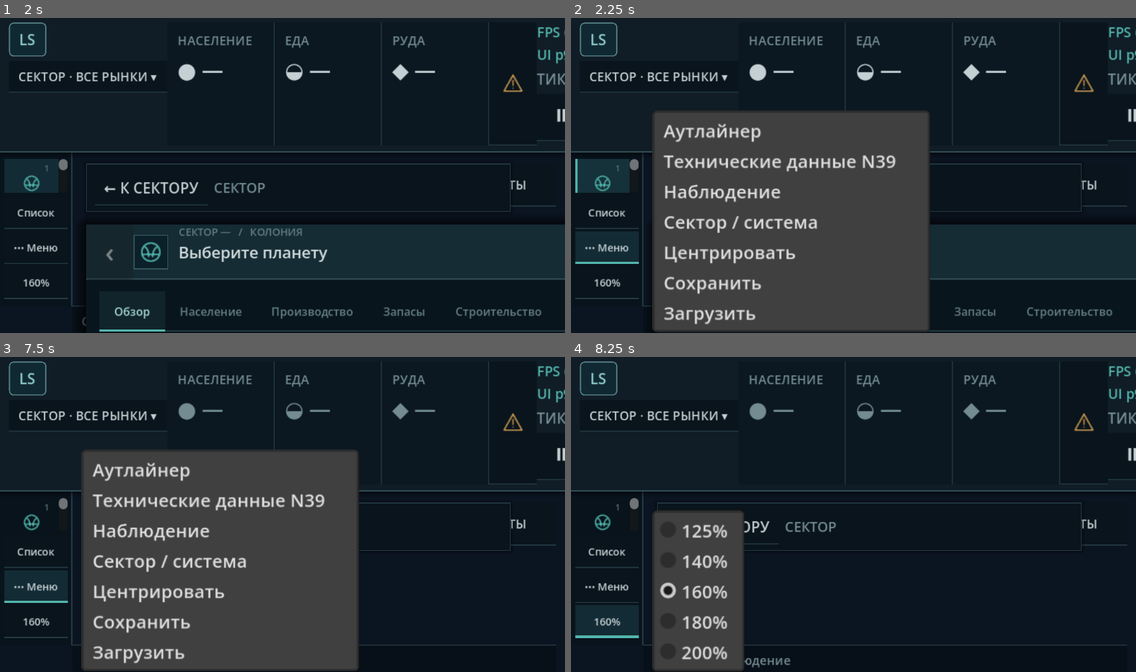
Above: before the commit, frames 1-4 (two rows, left to right).
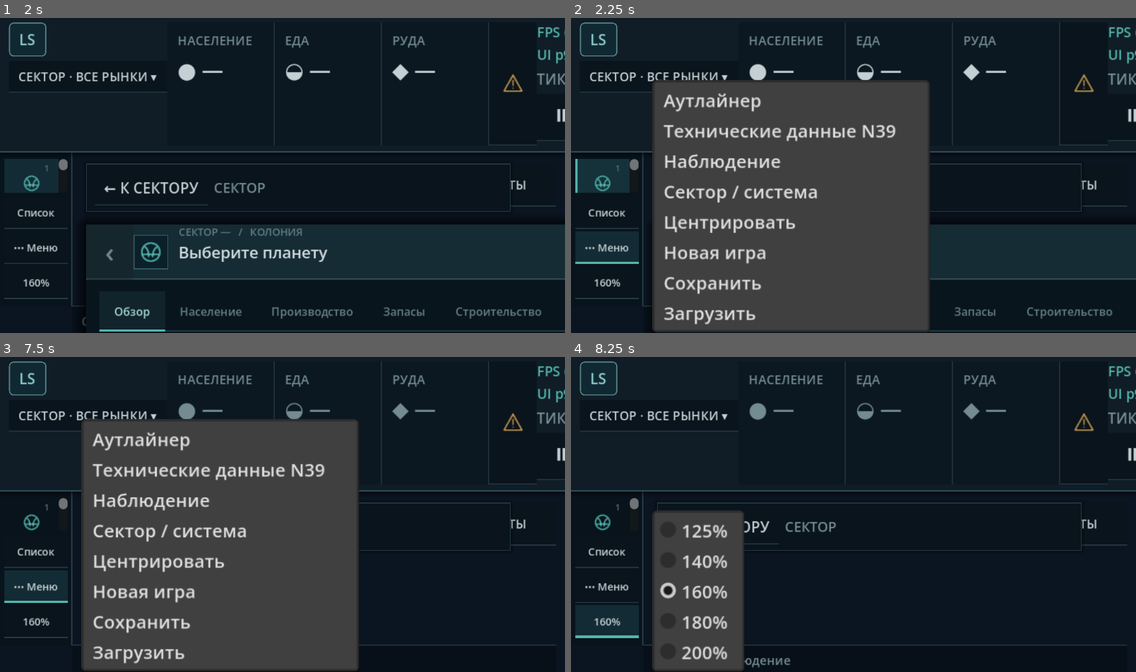
Above: after the commit, the same moments.

Repository: Mefits/Living-Sector
Game: Godot game, scene res://scenes/main.tscn
The game is run twice, just before and just after one commit, with the same random seed, the same clock (stepped at 60 frames per second) and the same inputs.
Inputs (mouse positions are in pixels of both pictures, inside the frame that each line leads up to):
- Up to frame 1 (2 s): click "1" at 0.5 s; click "1" at 1.25 s
- Up to frame 2 (2.25 s): click "2" at 2 s
- Up to frame 3 (7.5 s): click "3" at 2.75 s; click "СЕКТОР · ВСЕ РЫНКИ ▾" at 3.5 s; click (514, 423) at 4.25 s; click "0" at 5 s; click "⏸" at 5.75 s; click "Список" at 6.5 s; click "⋯ Меню" at 7.25 s
- Up to frame 4 (8.25 s): click "160%" at 8 s

Frame 1 is identical in both runs. In frame 2, 8.2% of the frame differs, in the area x 14-64%, y 19-79%; in frame 3, 8.2%; in frame 4, nothing differs.

Commit message:
ui(SystemBalance): expose confirmed New Game in Figma utility menu [skip ci]

Diff:
--- a/godot/scripts/view/strategy_ui.gd
+++ b/godot/scripts/view/strategy_ui.gd
@@ -534,7 +534,8 @@
     _tools_menu = PopupMenu.new()
     for name in [
         "Аутлайнер", "Технические данные N39", "Наблюдение",
-        "Сектор / система", "Центрировать", "Сохранить", "Загрузить"
+        "Сектор / система", "Центрировать", "Новая игра",
+        "Сохранить", "Загрузить"
     ]:
         _tools_menu.add_item(name)
     _tools_menu.id_pressed.connect(_on_tools_selected)
@@ -563,7 +564,7 @@
 func _on_tools_selected(id: int) -> void:
     var actions: Array[String] = [
         "outliner", "technical", "observer", "map",
-        "center", "save", "load"]
+        "center", "new_game", "save", "load"]
     if id >= 0 and id < actions.size():
         _activate(actions[id])
 
@@ -990,7 +991,7 @@
 func _activate(kind: String) -> void:
     if _alerts_popover != null and _alerts_popover.visible:
         _close_alerts()
-    if kind in ["map", "center", "save", "load"]:
+    if kind in ["map", "center", "new_game", "save", "load"]:
         if _game != null:
             match kind:
                 "map":
@@ -1001,6 +1002,8 @@
                         _game.call("_open_selected_system")
                 "center":
                     _game.call("_reset_map")
+                "new_game":
+                    _game.call("_new_game")
                 "save":
                     _game.call("_save_game")
                 "load":
